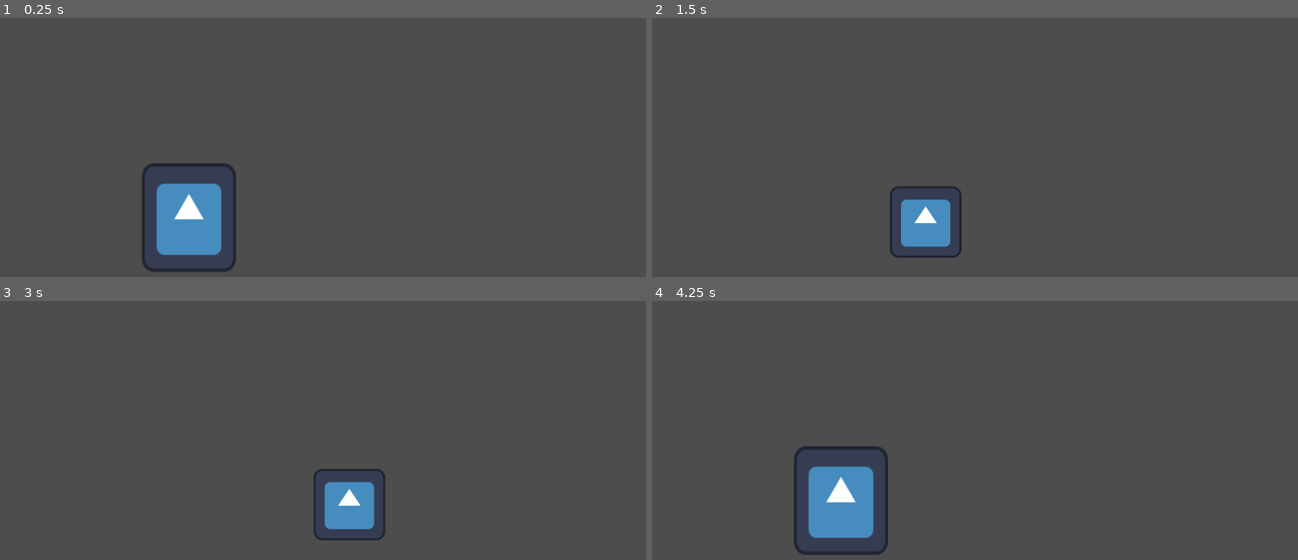
Above: before the commit, frames 1-4 (two rows, left to right).
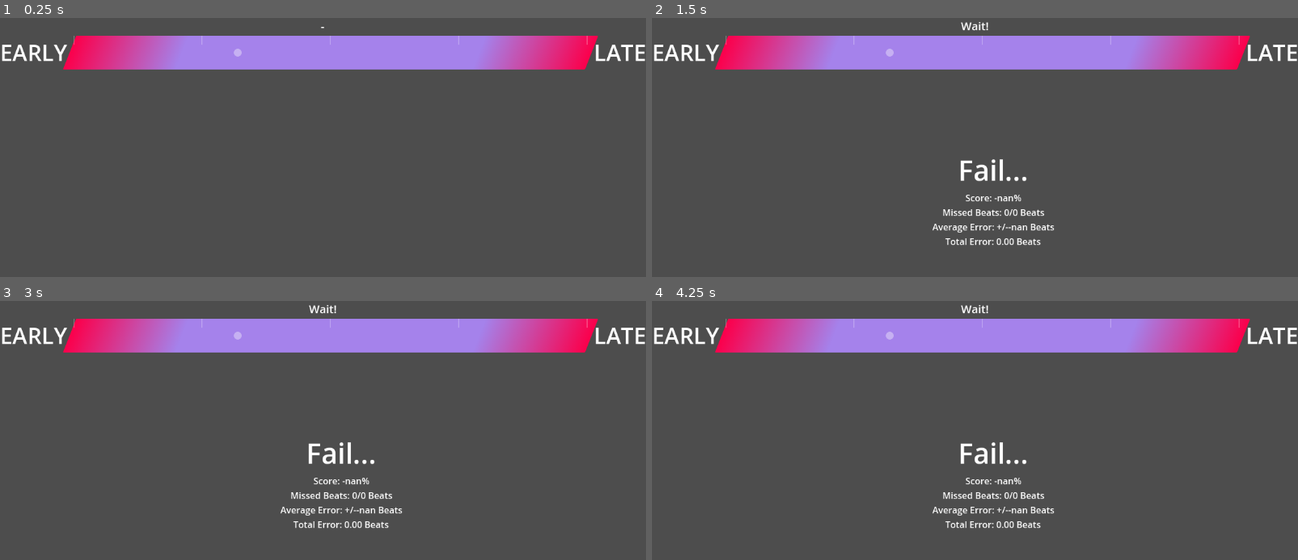
Above: after the commit, the same moments.

Repository: OfficialPixelBrush/GhostBeatMiniJam
Game: Godot game, scene res://game.tscn
Same seed, same stepped clock (60 frames per second), same inputs: the game is played once before the commit and once after it. The engine's default icon, where the game draws it, is replaced by a stand-in: a white triangle on a blue panel in a dark square. Sound files missing from this copy of the repository are replaced by a short silence.
Inputs:
- Up to frame 1 (0.25 s): no input
- Up to frame 2 (1.5 s): tap Enter (ui_accept) at 0.5, 1.35 s; hold Enter (ui_accept) 0.53-1.28 s
- Up to frame 3 (3 s): tap Enter (ui_accept) at 1.52, 1.82, 2.85 s; hold Enter (ui_accept) 2.03-2.78 s
- Up to frame 4 (4.25 s): tap Enter (ui_accept) at 3.02, 3.32 s; hold Enter (ui_accept) from 3.53 s (still down)

The runs differ from the first frame. In frame 1, 15% of the frame differs, in the area x 0-100%, y 3-99%; in frame 2, 14%; in frame 3, 14%; in frame 4, 16%, in the area x 0-100%, y 1-99%.

Commit message:
first Demo

Diff:
--- a/godot/game.gd
+++ b/godot/game.gd
@@ -2,31 +2,153 @@
 
 @onready var metronome_first: AudioStreamPlayer = $MetronomeFirst
 @onready var metronome_other: AudioStreamPlayer = $MetronomeOther
+@onready var failure: AudioStreamPlayer = $Failure
+@onready var beat: AudioStreamPlayer = $Beat
 
 @onready var music_player: AudioStreamPlayer = $MusicPlayer
 
-@onready var indicator_1: Sprite2D = $Indicators/indicator_1
-@onready var indicator_2: Sprite2D = $Indicators/indicator_2
-@onready var indicator_3: Sprite2D = $Indicators/indicator_3
-@onready var indicator_4: Sprite2D = $Indicators/indicator_4
+@onready var timing_label: Label = $Camera2D/CanvasLayer/VBoxContainer/TimingLabel
+@onready var timing_slider: HSlider = $Camera2D/CanvasLayer/VBoxContainer/HBoxContainer/TimingSlider
+
+@onready var ratings: VBoxContainer = $Camera2D/CanvasLayer/HBoxContainer/Ratings
+@onready var rating_label: Label = $Camera2D/CanvasLayer/HBoxContainer/Ratings/RatingLabel
+@onready var error_label: Label = $Camera2D/CanvasLayer/HBoxContainer/Ratings/ErrorLabel
+
+@export var inputOffset: float = 0.0;
+@export var errorMargin : float = 0.3;
+
+@onready var perfect_rating: AudioStreamPlayer = $RatingSounds/PerfectRating
+@onready var great_rating: AudioStreamPlayer = $RatingSounds/GreatRating
+@onready var passable_rating: AudioStreamPlayer = $RatingSounds/PassableRating
+@onready var bad_rating: AudioStreamPlayer = $RatingSounds/BadRating
+@onready var fail_rating: AudioStreamPlayer = $RatingSounds/FailRating
+
+
+const perfect : float = 0.8;
+const great : float = 0.6;
+const passable : float = 0.4;
+const bad : float = 0.2;
+
+var validBeat : bool = false;
+var beatSubmitted : bool = false
+var beatsHit : int = 0;
+var beatsMissed : int = 0;
+var numberOfBeats : int = 0;
+
+var playMetronome : bool = false
+
+var missedBeatMessages = [
+	"Oof-",
+	"Missed-",
+	"Almost-",
+	"Crud-",
+	"Uh-",
+	"Yikes-",
+	"Oomph-",
+	"Agh-"
+]
+
+var noInputMessages = [
+	"Oops-",
+	"Uh?",
+	"Hello?",
+	"Ya there?",
+	"Did you leave?",
+	"Are you alive?",
+	"What's wrong?",
+	"..."
+]
+
+func _input(event):
+	if event.is_action_pressed("ui_accept"):
+		beat.play()
+		var result = music_player.getBeat(inputOffset,errorMargin)
+		var error = result.error;
+		if (result.isBeatCountable):
+			if (result.beatFailed):
+				timing_label.text = getFailMessage(0);
+				failedBeat();
+			else:
+				timing_slider.value = error;
+				timing_label.text = "%.2f Beats" % error;
+		else:
+			timing_label.text = "Wait!";
+
+func getFailMessage(failType) -> String:
+	match(failType):
+		0: # Missed Beat
+			return missedBeatMessages[randi() % missedBeatMessages.size()]
+		1: # No Input
+			return noInputMessages[randi() % noInputMessages.size()]
+	return "Whoops-"
+
+func failedBeat() -> void:
+	beatsMissed += 1;
+	failure.play();
 
 func _on_music_player_beat(beat) -> void:
-	print(beat)
-	indicator_1.hide()
-	indicator_2.hide()
-	indicator_3.hide()
-	indicator_4.hide()
-
+	if (not playMetronome):
+		return
 	if (beat == 0):
 		metronome_first.play();
-		indicator_1.show()
 	else:
 		metronome_other.play();
-		match(beat):
-			1:
-				indicator_2.show()
-			2:
-				indicator_3.show()
-			3:
-				indicator_4.show()
 	pass # Replace with function body.
+
+func _on_music_player_finished() -> void:
+	var averageError = music_player.getAverageError();
+	var totalError = music_player.getTotalError();
+	var countedBeats = music_player.countedNumberOfBeats;
+
+	var score : float = float(countedBeats-beatsMissed)/float(countedBeats);
+	#score -= abs(averageError);
+
+	if (score > perfect):
+		rating_label.text = "Perfect!"
+		perfect_rating.play()
+	elif (score > great):
+		rating_label.text = "Great!"
+		great_rating.play()
+	elif (score > passable):
+		rating_label.text = "Passable."
+		passable_rating.play()
+	elif (score > bad):
+		rating_label.text = "Bad..."
+		bad_rating.play()
+	else:
+		rating_label.text = "Fail..."
+		fail_rating.play()
+
+	error_label.text = "Score: %.2f%%" % (score*100.0)
+	error_label.text += "\n"
+	error_label.text += "Missed Beats: %d/%d Beats" % [beatsMissed, countedBeats]
+	error_label.text += "\n"
+	error_label.text += "Average Error: +/-%.2f Beats" % averageError
+	error_label.text += "\n"
+	error_label.text += "Total Error: %.2f Beats" % totalError
+	ratings.show()
+
+func _on_music_player_intro() -> void:
+	print("Start now!")
+	pass # Replace with function body.
+
+func _on_music_player_ending() -> void:
+	timing_label.text = "We're done!";
+	print("You're done!")
+	pass # Replace with function body.
+
+func _on_music_player_no_input() -> void:
+	failedBeat();
+	timing_label.text = getFailMessage(1)
+	pass # Replace with function body.
+
+
+func _on_music_player_get_ready(beat: Variant) -> void:
+	if (beat < 5):
+		playMetronome = true;
+	if (beat < 4):
+		timing_label.text = str(beat)
+	if (beat <= 0):
+		timing_label.text = "GO!";
+		playMetronome = false
+	pass # Replace with function body.
--- a/godot/game.tscn
+++ b/godot/game.tscn
@@ -1,50 +1,146 @@
-[gd_scene load_steps=7 format=3 uid="uid://bfl7kehnwtsy8"]
+[gd_scene load_steps=15 format=3 uid="uid://bfl7kehnwtsy8"]
 
 [ext_resource type="Script" uid="uid://bp1v7gs5vguic" path="res://game.gd" id="1_feb5d"]
-[ext_resource type="AudioStream" uid="uid://b1fwuaqseo0k5" path="res://music/Soft Fuzzy Man.mp3" id="2_ryrav"]
-[ext_resource type="AudioStream" uid="uid://cpdvlwxab5ugc" path="res://sfx/metronome/firstNote.ogg" id="4_7jktm"]
+[ext_resource type="AudioStream" uid="uid://3tjcntqv2pv1" path="res://music/rhythmGame.ogg" id="2_ryrav"]
+[ext_resource type="AudioStream" uid="uid://bh3ciwt6nk4en" path="res://sfx/beat.wav" id="4_lc2xo"]
 [ext_resource type="Script" uid="uid://ctwvnx6v77dvu" path="res://music.gd" id="4_ryrav"]
-[ext_resource type="AudioStream" uid="uid://c5af0dvtww5nh" path="res://sfx/metronome/otherNotes.ogg" id="5_ryrav"]
-[ext_resource type="Texture2D" uid="uid://cj1bsib5jphk0" path="res://icon.svg" id="6_ryrav"]
+[ext_resource type="AudioStream" uid="uid://4slfkjuurg5r" path="res://sfx/failure.wav" id="5_eow3j"]
+[ext_resource type="AudioStream" uid="uid://d0evbog4np1t2" path="res://sfx/metronome/firstNote.wav" id="5_iotsf"]
+[ext_resource type="AudioStream" uid="uid://o8u3mlxs560e" path="res://sfx/metronome/otherNotes.wav" id="6_lc2xo"]
+[ext_resource type="StyleBox" uid="uid://dskcbpg0glqoi" path="res://styleBox.tres" id="7_eow3j"]
+[ext_resource type="AudioStream" uid="uid://ej2hld23h8lf" path="res://sfx/rating/perfect.ogg" id="8_iotsf"]
+[ext_resource type="AudioStream" uid="uid://5cuwywy8n1a2" path="res://sfx/rating/great.ogg" id="9_lc2xo"]
+[ext_resource type="AudioStream" uid="uid://dl0ohc74ypd8u" path="res://sfx/rating/passable.ogg" id="10_215e1"]
+[ext_resource type="AudioStream" uid="uid://dxvfflwvedp31" path="res://sfx/rating/bad.ogg" id="11_7sc4i"]
+[ext_resource type="AudioStream" uid="uid://bgisag05g4xqy" path="res://sfx/rating/fail.ogg" id="12_80cx4"]
+
+[sub_resource type="StyleBoxEmpty" id="StyleBoxEmpty_j5wjh"]
 
 [node name="Game" type="Node2D"]
 script = ExtResource("1_feb5d")
+inputOffset = -0.05
+errorMargin = 0.2
 
 [node name="MusicPlayer" type="AudioStreamPlayer" parent="."]
 stream = ExtResource("2_ryrav")
 volume_db = -16.589
 autoplay = true
-parameters/looping = true
 script = ExtResource("4_ryrav")
-beatsPerMinute = 145
-beatsPerMeasure = 4
-offset = 0.1
+beatsPerMinute = 160.0
+
+[node name="Beat" type="AudioStreamPlayer" parent="."]
+stream = ExtResource("4_lc2xo")
+
+[node name="Failure" type="AudioStreamPlayer" parent="."]
+stream = ExtResource("5_eow3j")
 
 [node name="MetronomeFirst" type="AudioStreamPlayer" parent="."]
-stream = ExtResource("4_7jktm")
-parameters/looping = true
+stream = ExtResource("5_iotsf")
 
 [node name="MetronomeOther" type="AudioStreamPlayer" parent="."]
-stream = ExtResource("5_ryrav")
-parameters/looping = true
+stream = ExtResource("6_lc2xo")
 
-[node name="Indicators" type="Node2D" parent="."]
+[node name="Camera2D" type="Camera2D" parent="."]
 
-[node name="indicator_1" type="Sprite2D" parent="Indicators"]
-position = Vector2(337, 357)
-scale = Vector2(1.3125, 1.51562)
-texture = ExtResource("6_ryrav")
+[node name="CanvasLayer" type="CanvasLayer" parent="Camera2D"]
 
-[node name="indicator_2" type="Sprite2D" parent="Indicators"]
-position = Vector2(488, 365)
-texture = ExtResource("6_ryrav")
+[node name="HBoxContainer" type="HBoxContainer" parent="Camera2D/CanvasLayer"]
+offset_left = 500.0
+offset_right = 652.0
+offset_bottom = 648.0
+size_flags_horizontal = 4
+size_flags_vertical = 4
 
-[node name="indicator_3" type="Sprite2D" parent="Indicators"]
-position = Vector2(623, 364)
-texture = ExtResource("6_ryrav")
+[node name="Ratings" type="VBoxContainer" parent="Camera2D/CanvasLayer/HBoxContainer"]
+visible = false
+layout_mode = 2
+size_flags_horizontal = 3
+size_flags_vertical = 4
+alignment = 1
 
-[node name="indicator_4" type="Sprite2D" parent="Indicators"]
-position = Vector2(756, 365)
-texture = ExtResource("6_ryrav")
+[node name="RatingLabel" type="Label" parent="Camera2D/CanvasLayer/HBoxContainer/Ratings"]
+layout_mode = 2
+size_flags_vertical = 6
+theme_override_font_sizes/font_size = 50
+text = "Rating"
+horizontal_alignment = 1
+
+[node name="ErrorLabel" type="Label" parent="Camera2D/CanvasLayer/HBoxContainer/Ratings"]
+layout_mode = 2
+size_flags_horizontal = 4
+size_flags_vertical = 6
+text = "Error Text"
+horizontal_alignment = 1
+
+[node name="VBoxContainer" type="VBoxContainer" parent="Camera2D/CanvasLayer"]
+anchors_preset = 10
+anchor_right = 1.0
+offset_bottom = 92.0
+grow_horizontal = 2
+
+[node name="TimingLabel" type="Label" parent="Camera2D/CanvasLayer/VBoxContainer"]
+layout_mode = 2
+size_flags_horizontal = 4
+size_flags_vertical = 0
+theme_override_font_sizes/font_size = 20
+text = "-"
+horizontal_alignment = 1
+vertical_alignment = 1
+
+[node name="HBoxContainer" type="HBoxContainer" parent="Camera2D/CanvasLayer/VBoxContainer"]
+layout_mode = 2
+
+[node name="EarlyLabel" type="Label" parent="Camera2D/CanvasLayer/VBoxContainer/HBoxContainer"]
+layout_mode = 2
+size_flags_horizontal = 0
+theme_override_font_sizes/font_size = 40
+text = "Early"
+uppercase = true
+
+[node name="TimingSlider" type="HSlider" parent="Camera2D/CanvasLayer/VBoxContainer/HBoxContainer"]
+layout_mode = 2
+size_flags_horizontal = 3
+size_flags_vertical = 4
+theme_override_styles/slider = ExtResource("7_eow3j")
+theme_override_styles/grabber_area = SubResource("StyleBoxEmpty_j5wjh")
+min_value = -0.5
+max_value = 0.5
+step = 0.02
+value = -0.18
+editable = false
+scrollable = false
+tick_count = 5
+ticks_on_borders = true
+
+[node name="LateLabel" type="Label" parent="Camera2D/CanvasLayer/VBoxContainer/HBoxContainer"]
+layout_mode = 2
+size_flags_horizontal = 8
+theme_override_font_sizes/font_size = 40
+text = "Late"
+horizontal_alignment = 2
+uppercase = true
+
+[node name="RatingSounds" type="Node2D" parent="."]
+
+[node name="PerfectRating" type="AudioStreamPlayer" parent="RatingSounds"]
+stream = ExtResource("8_iotsf")
+
+[node name="GreatRating" type="AudioStreamPlayer" parent="RatingSounds"]
+stream = ExtResource("9_lc2xo")
+
+[node name="PassableRating" type="AudioStreamPlayer" parent="RatingSounds"]
+stream = ExtResource("10_215e1")
+
+[node name="BadRating" type="AudioStreamPlayer" parent="RatingSounds"]
+stream = ExtResource("11_7sc4i")
+
+[node name="FailRating" type="AudioStreamPlayer" parent="RatingSounds"]
+stream = ExtResource("12_80cx4")
 
 [connection signal="beat" from="MusicPlayer" to="." method="_on_music_player_beat"]
+[connection signal="ending" from="MusicPlayer" to="." method="_on_music_player_ending"]
+[connection signal="finished" from="MusicPlayer" to="." method="_on_music_player_finished"]
+[connection signal="finished" from="MusicPlayer" to="MusicPlayer" method="_on_finished"]
+[connection signal="get_ready" from="MusicPlayer" to="." method="_on_music_player_get_ready"]
+[connection signal="intro" from="MusicPlayer" to="." method="_on_music_player_intro"]
+[connection signal="no_input" from="MusicPlayer" to="." method="_on_music_player_no_input"]
--- a/godot/music.gd
+++ b/godot/music.gd
@@ -1,29 +1,138 @@
 extends AudioStreamPlayer
 
 signal beat(beat)
-signal measure
+signal intro
+signal ending
+signal no_input(noInputBeats)
+signal get_ready(beat)
 
-@export var beatsPerMinute : int;
-@export var beatsPerMeasure: int;
+@export var beatsPerMinute : float = 120;
+@export var beatsPerMeasure: int = 4;
 @export var offset : float = 0;
+# What they are in LMMS -1, because it starts counting at 1, while we start with 0
+@export var songIntroMeasures: int = 4;
+@export var songEndingMeasures: int = 44;
+var songIntroBeats : int = 0;
+var songEndingBeats : int = 0;
+
 var beatsPerSecond : float;
 var beatTime : float;
+var totalNumberOfBeats : int;
+var countedNumberOfBeats : int;
+
+var currentError : float = 0;
+var averageError : float = 0;
+var totalError : float = 0;
 
 var currentBeat : int = -1;
-var lastBeat : int = -2;
-var currentPosition = 0;
+var previousBeat : int = -2;
+
+var currentPosition : float = 0.0;
+var nextBeat : float;
+var lastBeat : float;
+
+var lastInputBeat : int = 0;
+var noInputBeats : int = 0;
+
+enum SongStateEnum {
+	NOT_STARTED = 0,
+	INTRO = 1,
+	MIDDLE = 2,
+	ENDING = 3,
+	STOPPED = 4
+}
+
+# Current state of the song
+var previousSongState : int = SongStateEnum.NOT_STARTED;
+var songState : int = SongStateEnum.INTRO;
 
 func _ready() -> void:
 	beatsPerSecond = beatsPerMinute/60.0;
 	beatTime = 1.0/beatsPerSecond;
+	songIntroBeats = songIntroMeasures * beatsPerMeasure;
+	songEndingBeats = songEndingMeasures * beatsPerMeasure;
 
 func _physics_process(delta: float) -> void:
-	currentPosition = (self.get_playback_position() + AudioServer.get_time_since_last_mix()) + offset;
+	if (songState == SongStateEnum.STOPPED):
+		return;
 
-	if (currentBeat != floor(currentPosition/beatTime)):
-		currentBeat = floor(currentPosition/beatTime);
-		if (currentBeat != lastBeat):
-			lastBeat = currentBeat;
+	# Current position within the song, aligned with beats
+	currentPosition = ((self.get_playback_position() + AudioServer.get_time_since_last_mix()) + offset)/beatTime;
+
+	# Calculate Error for this position
+	nextBeat = ceil(currentPosition);
+	lastBeat = floor(currentPosition);
+	if (currentPosition > lastBeat + 0.5):
+		currentError = nextBeat - currentPosition
+	else:
+		currentError = currentPosition - lastBeat
+
+	# Exact beat
+	if (currentBeat != lastBeat):
+		currentBeat = lastBeat;
+		if (currentBeat != previousBeat):
+			previousBeat = currentBeat;
+
+			# Send a beat out
 			beat.emit(currentBeat%beatsPerMeasure);
-			if (currentBeat == 0):
-				measure.emit();
+
+			totalNumberOfBeats += 1;
+
+			# Check if we're in the intro or ending
+			if (totalNumberOfBeats < songIntroBeats + 1):
+				songState = SongStateEnum.INTRO
+				get_ready.emit(abs(songIntroBeats - currentBeat) - 1);
+			elif (totalNumberOfBeats > songEndingBeats):
+				songState = SongStateEnum.ENDING
+			else:
+				songState = SongStateEnum.MIDDLE
+
+			# Only count beats that are not part of the intro or ending
+			if (songState == SongStateEnum.MIDDLE):
+				print([lastInputBeat, currentBeat-2])
+				if (lastInputBeat < currentBeat-2):
+					# Punish player
+					calculateError(-1)
+					noInputBeats += 1;
+					no_input.emit()
+				countedNumberOfBeats += 1
+
+			# Tell the main function what part of the song we're in now
+			if (songState != previousSongState):
+				if (previousSongState == SongStateEnum.INTRO):
+					intro.emit()
+				if (songState == SongStateEnum.ENDING):
+					ending.emit()
+	previousSongState = songState
+
+func getBeat(offset, errorMargin):
+	lastInputBeat = currentBeat;
+	var beatFailed = false;
+	var error = currentError + offset
+	if (abs(error) < errorMargin):
+		calculateError(error)
+	else:
+		beatFailed = true;
+	return {
+		"isBeatCountable": songState == SongStateEnum.MIDDLE,
+		"error": error,
+		"currentBeat": currentBeat,
+		"beatFailed": beatFailed,
+	}
+
+func calculateError(error):
+	averageError += abs(error);
+	totalError += error;
+
+func getAverageError() -> float:
+	return averageError/float(countedNumberOfBeats);
+
+func getTotalError() -> float:
+	return totalError;
+
+func getNoInputs() -> int:
+	return noInputBeats;
+
+func _on_finished() -> void:
+	songState = SongStateEnum.STOPPED
+	pass # Replace with function body.
--- a/godot/project.godot
+++ b/godot/project.godot
@@ -11,6 +11,8 @@
 [application]
 
 config/name="GhostFight"
+config/description="s"
+config/version="0.1.0"
 run/main_scene="uid://bfl7kehnwtsy8"
 config/features=PackedStringArray("4.4", "GL Compatibility")
 config/icon="res://icon.svg"
--- /dev/null
+++ b/godot/styleBox.tres
@@ -0,0 +1,12 @@
+[gd_resource type="StyleBoxFlat" format=3 uid="uid://dskcbpg0glqoi"]
+
+[resource]
+content_margin_bottom = 60.0
+bg_color = Color(0.646797, 0.509212, 0.920296, 1)
+skew = Vector2(0.39, 0)
+border_width_left = 200
+border_width_right = 200
+border_color = Color(0.987587, 0, 0.295977, 1)
+border_blend = true
+corner_detail = 1
+shadow_color = Color(0.643366, 0.506096, 0.917922, 1)
Not shown, removed: godot/music/aChordSong.ogg.import
Not shown, removed: godot/music/kkslider.ogg.import
Not shown, changed: godot/music/menu.ogg.import
Not shown, added: godot/music/rhythmGame.ogg.import
Not shown, added: godot/sfx/beat.wav.import
Not shown, added: godot/sfx/failure.wav.import
Not shown, removed: godot/sfx/metronome/firstNote.ogg.import
Not shown, added: godot/sfx/metronome/firstNote.wav.import
Not shown, removed: godot/sfx/metronome/otherNotes.ogg.import
Not shown, added: godot/sfx/metronome/otherNotes.wav.import
Not shown, added: godot/sfx/rating/bad.ogg.import
Not shown, added: godot/sfx/rating/fail.ogg.import
(and 19 more such lines)
